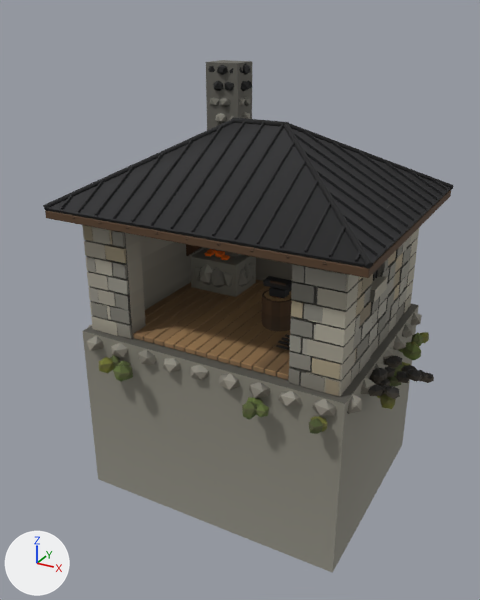
An edit to the glTF model assets/buildings/demirci.glb, drawn before and after from the same camera.
Before and after are seen from a 50 mm lens placed at (5.49, -10.71, 6.0), pointed at (0.02, -0.77, 1.03). The axes (+X, +Y, +Z) are drawn at lower left. The lights are the same throughout. The older version comes first. Vertices at exactly the same position are counted once.

The first picture shows 'plank-001', 'plank-fascia-002', 'shingle-ridge-005', 'shingle-roof-001', 'shingle-roof-004', 'stone-coal-021', 'stone-forge-020', 'stone-found-002', 'stone-plinth-001', 'stone-quoin-018', 'stone-wall-006', 'stone-wall-007', 'stone-wall-015' and 12 more.
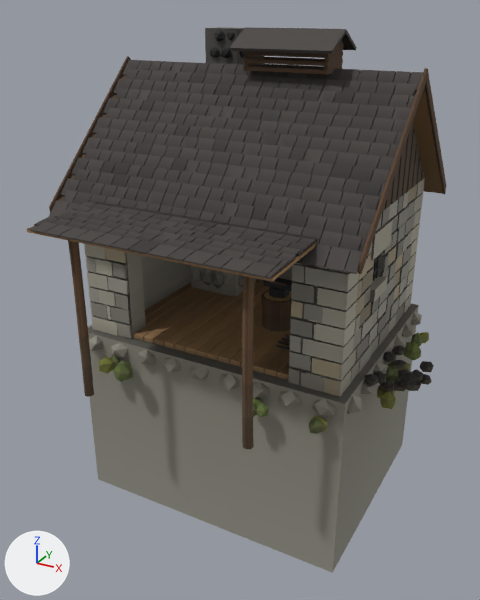
Not visible in the pictures: 'shingle-roof-003'.

What differs and where, as boxes (x1, y1, x2, y2) in the pictures (480 x 600 px; the box of a moved part takes in the faces that stretch with it):
'shingle-001', added: after (49, 60, 423, 274)
'shingle-roof-001', deleted: before (47, 121, 367, 268)
'shingle-004', added: after (27, 202, 318, 282)
'shingle-roof-004', deleted: before (291, 128, 451, 269)
'stone-forge-020', reshaped, moved (14% taller): before (190, 60, 256, 297); after (191, 27, 256, 297)
'shingle-louvre-003', added: after (230, 27, 357, 75)
'plank-fascia-002', deleted: before (45, 190, 451, 278)
'log-posts-001', added: after (68, 241, 254, 449)
'shingle-ridge-005', deleted: before (43, 117, 453, 268)
'stone-coal-021', reshaped, moved (11% taller): before (368, 356, 434, 399); after (364, 345, 434, 393)
'plank-barge-005', added: after (358, 68, 446, 274)
'shingle-002', added: after (340, 71, 443, 194)
'plank-gable-003', added: after (383, 122, 425, 210)
'plank-barge-004', added: after (49, 56, 131, 213)
part 2 of me_stone_forge_020, moved or reshaped: before (190, 248, 256, 297); after (191, 265, 256, 297)
part 3 of me_stone_forge_020, added: after (205, 27, 244, 65)
part 4 of me_stone_forge_020, deleted: before (206, 60, 253, 257)
part 5 of me_stone_forge_020, built on: before (194, 96, 255, 288); after (193, 30, 244, 289)
'stone-wall-017', unchanged, uncovered by the edit: before (358, 205, 390, 281); after (358, 184, 417, 281)

Patch to the scene script:
```diff
--- a/assets/buildings/demirci.glb.py
+++ b/assets/buildings/demirci.glb.py
@@ me_stone_coal_021 @@
-me_stone_coal_021.from_pydata(...)  # 192 vertices, 320 faces; spans x -0.496..0.496, y -0.658..0.658, z -0.234..0.234
+me_stone_coal_021.from_pydata(...)  # 192 vertices, 320 faces; spans x -0.473..0.473, y -0.805..0.805, z -0.242..0.242
+# me_stone_coal_021 part 1: 192 of 192 vertices moved; they spanned x -0.496..0.496, y -0.658..0.658, z -0.234..0.234 and now span x -0.473..0.473, y -0.805..0.805, z -0.242..0.242; mean shift (0.11, -0.049, 0.025)
 me_stone_coal_021.materials.append(mat_stone)
@@ me_stone_forge_020 @@
-me_stone_forge_020.from_pydata(...)  # 1432 vertices, 2384 faces; spans x -0.71..0.71, y -0.66..0.66, z -2.29..2.29
+me_stone_forge_020.from_pydata(...)  # 1624 vertices, 2704 faces; spans x -0.71..0.71, y -0.67..0.67, z -2.59..2.59
+# me_stone_forge_020 part 2: the loose piece of 8 vertices spanning x -0.52..0.58, y -0.51..0.39, z -2.29..-1.59 is moved by (-0.02, 0.01, -0.3)
+# me_stone_forge_020 part 3: a new loose piece, a box spanning x -0.34..0.36, y -0.05..0.55, z -1.89..2.59, in mat_stone
+# me_stone_forge_020 part 4: 74 loose pieces with 884 vertices, spanning x -0.43..0.5, y -0.18..0.66, z -1.59..2.29, are deleted
+# me_stone_forge_020 part 5: 1 vertex moved within x -0.09, y 0.39, z 1.21; 359 vertices removed from x -0.71..0.71, y -0.66..0.65, z -2.2..1.67; 1427 vertices added at x -0.71..0.71, y -0.67..0.67, z -2.51..2.58
+# other edits to the shape of me_stone_forge_020 do not show in these pictures
 me_stone_forge_020.materials.append(mat_stone)
@@ ob_plank_fascia_002 @@
-ob_plank_fascia_002 = bpy.data.objects.new('plank-fascia-002', me_plank_fascia_002)
@@ ob_shingle_ridge_005 @@
-ob_shingle_ridge_005 = bpy.data.objects.new('shingle-ridge-005', me_shingle_ridge_005)
@@ ob_shingle_roof_001 @@
-ob_shingle_roof_001 = bpy.data.objects.new('shingle-roof-001', me_shingle_roof_001)
@@ ob_shingle_roof_003 @@
-ob_shingle_roof_003 = bpy.data.objects.new('shingle-roof-003', me_shingle_roof_003)
@@ ob_shingle_roof_004 @@
-ob_shingle_roof_004 = bpy.data.objects.new('shingle-roof-004', me_shingle_roof_004)
@@ ob_stone_coal_021 @@
 ob_stone_coal_021 = bpy.data.objects.new('stone-coal-021', me_stone_coal_021)
-ob_stone_coal_021.location = (3.1, -0.72, 0.21)
+ob_stone_coal_021.location = (3.11, -0.58, 0.21)
@@ ob_stone_forge_020 @@
 ob_stone_forge_020 = bpy.data.objects.new('stone-forge-020', me_stone_forge_020)
-ob_stone_forge_020.location = (-1.33, 0.96, 2.76)
+ob_stone_forge_020.location = (-1.31, 0.95, 3.06)
@@ ob_shingle_louvre_003 @@
+ob_shingle_louvre_003 = bpy.data.objects.new('shingle-louvre-003', me_shingle_louvre_003)  # 96 vertices, 144 faces; spans x -0.9..0.9, y -0.55..0.55, z -0.33..0.33
+ob_shingle_louvre_003.location = (0.6, 0.0, 5.36)
@@ ob_shingle_004 @@
+ob_shingle_004 = bpy.data.objects.new('shingle-004', me_shingle_004)  # 960 vertices, 1440 faces; spans x -2.1..2.1, y -0.93..0.93, z -0.08..0.08
+ob_shingle_004.location = (0.0, -2.83, 2.93)
@@ ob_shingle_002 @@
+ob_shingle_002 = bpy.data.objects.new('shingle-002', me_shingle_002)  # 2432 vertices, 3648 faces; spans x -2.8..2.8, y -1.28..1.28, z -1.21..1.21
+ob_shingle_002.location = (0.0, 1.26, 3.88)
@@ ob_shingle_001 @@
+ob_shingle_001 = bpy.data.objects.new('shingle-001', me_shingle_001)  # 2424 vertices, 3636 faces; spans x -2.8..2.8, y -1.27..1.27, z -1.22..1.22
+ob_shingle_001.location = (0.0, -1.25, 3.88)
@@ ob_plank_gable_003 @@
+ob_plank_gable_003 = bpy.data.objects.new('plank-gable-003', me_plank_gable_003)  # 544 vertices, 1044 faces; spans x -0.04..0.04, y -2.0..2.0, z -0.85..0.85
+ob_plank_gable_003.location = (2.51, 0.0, 3.9)
@@ ob_plank_barge_005 @@
+ob_plank_barge_005 = bpy.data.objects.new('plank-barge-005', me_plank_barge_005)  # 36 vertices, 72 faces; spans x -0.03..0.03, y -2.45..2.45, z -1.26..1.26
+ob_plank_barge_005.location = (2.82, 0.0, 3.91)
@@ ob_plank_barge_004 @@
+ob_plank_barge_004 = bpy.data.objects.new('plank-barge-004', me_plank_barge_004)  # 36 vertices, 72 faces; spans x -0.03..0.03, y -2.45..2.45, z -1.26..1.26
+ob_plank_barge_004.location = (-2.82, 0.0, 3.91)
@@ ob_log_posts_001 @@
+ob_log_posts_001 = bpy.data.objects.new('log-posts-001', me_log_posts_001)  # 378 vertices, 744 faces; spans x -1.9..1.9, y -0.11..0.11, z -1.5..1.5
+ob_log_posts_001.location = (0.0, -3.3, 1.4)
```
